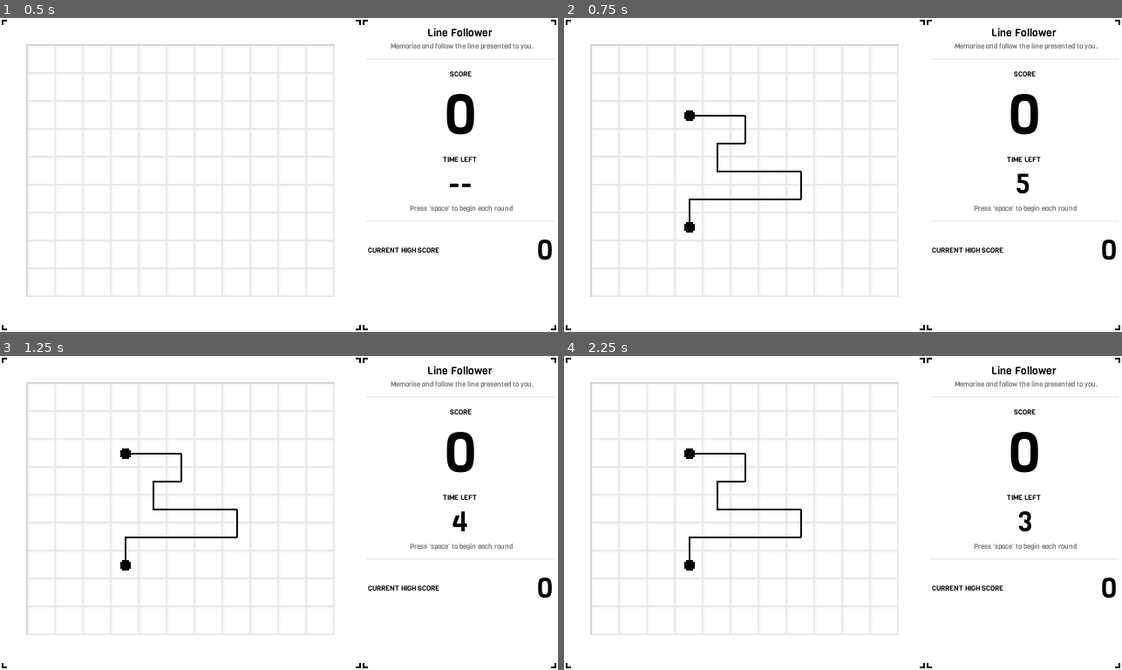
Above: before the commit, frames 1-4 (two rows, left to right).
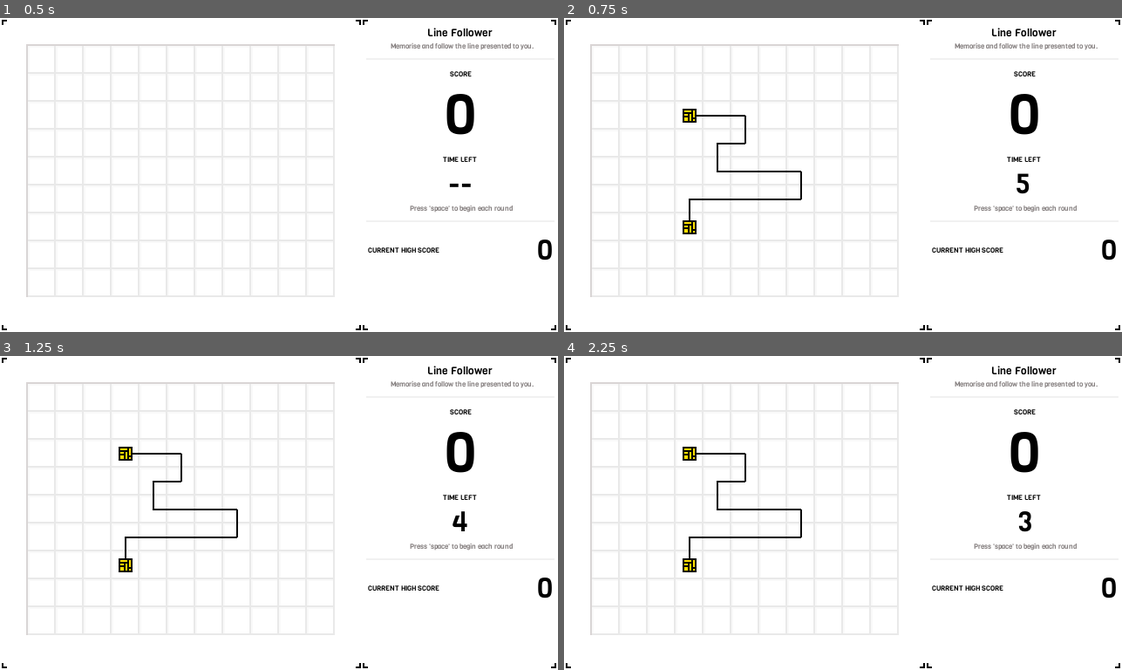
Above: after the commit, the same moments.

Repository: HurricaneInteractive/followers-jam
Game: Godot game, scene res://Main/Main.tscn
Same seed, same stepped clock (60 frames per second), same inputs: the game is played once before the commit and once after it.
Inputs:
- Up to frame 1 (0.5 s): no input
- Up to frame 2 (0.75 s): tap Space (ui_select) at 0.5 s; hold Right (ui_right) from 0.53 s (still down)
- Up to frame 3 (1.25 s): keep holding Right (ui_right); tap Space (ui_select) at 0.77 s
- Up to frame 4 (2.25 s): tap Space (ui_select) at 1.25, 1.52, 2 s; release Right (ui_right) at 1.28 s; hold Down (ui_down) 1.28-2.03 s; hold Right (ui_right) from 2.03 s (still down)

Frame 1 is identical in both runs. In frame 2, 0.2% of the frame differs, in the area x 21-24%, y 28-69%; in frame 3, 0.2%; in frame 4, 0.2%.

Commit message:
change start and end tile

Diff:
--- a/Tileset/TileMap.gd
+++ b/Tileset/TileMap.gd
@@ -12,11 +12,11 @@
 
 
 func get_start_tile() -> int:
-	return _tileset.find_tile_by_name("Start")
+	return _tileset.find_tile_by_name("End")
 
 
 func get_end_tile() -> int:
-	return _tileset.find_tile_by_name("Start")
+	return _tileset.find_tile_by_name("End")
 
 
 func place_start(at: Vector2) -> void:
